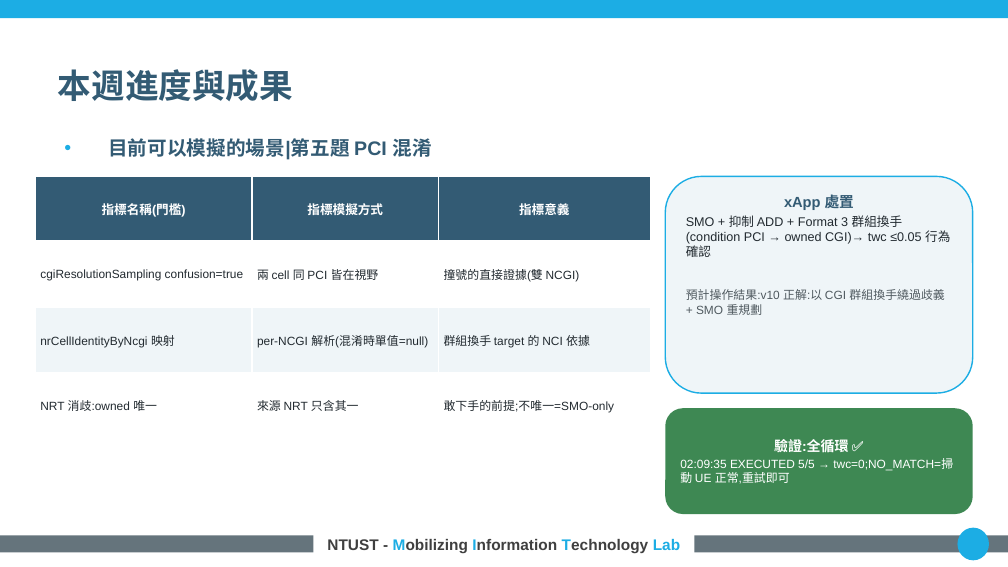
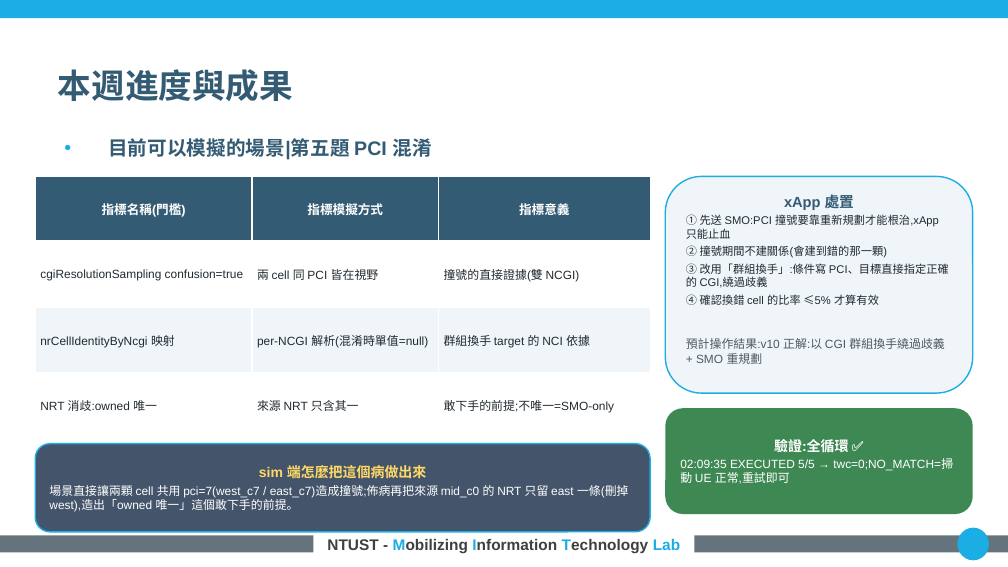
Before and after one commit to kimOuO/RAN-sim-OAI, a slide deck: slide 8 of docs/report/8_27_進度報告_v10十二題.pptx. Drawn at 1008x567 pixels with LibreOffice and Linux fonts; fonts in the diff are those of the drawing; background and template pictures are left out. Boxes give left, top, right and bottom in pixels: in the first picture for what was removed or moved away, otherwise in the second. Text is boxed around its words. In the diff, an @@ line names an element or a change of style, - is before the commit and + after.

```diff
--- a/docs/report/8_27_進度報告_v10十二題.pptx
+++ b/docs/report/8_27_進度報告_v10十二題.pptx
@@ text in rounded rectangle at bbox=[686, 214, 949, 305]: text changed; size 9 to 8 pt @@
-SMO + 抑制 ADD + Format 3 群組換手(condition PCI → owned CGI)→ twc ≤0.05 行為確認
+① 先送 SMO:PCI 撞號要靠重新規劃才能根治,xApp 只能止血
+② 撞號期間不建關係(會建到錯的那一顆)
+③ 改用「群組換手」:條件寫 PCI、目標直接指定正確的 CGI,繞過歧義
+④ 確認換錯 cell 的比率 ≤5% 才算有效
@@ rounded rectangle added at bbox=[35, 444, 650, 531], fill #44546A, outline #1CADE4 1 pt, 8.5 pt, text #FFFFFF @@
+sim 端怎麼把這個病做出來
+場景直接讓兩顆 cell 共用 pci=7(west_c7 / east_c7)造成撞號;佈病再把來源 mid_c0 的 NRT 只留 east 一條(刪掉 west),造出「owned 唯一」這個敢下手的前提。
```
Also in this commit, not shown: 11 other slides changed, 5 other files.
